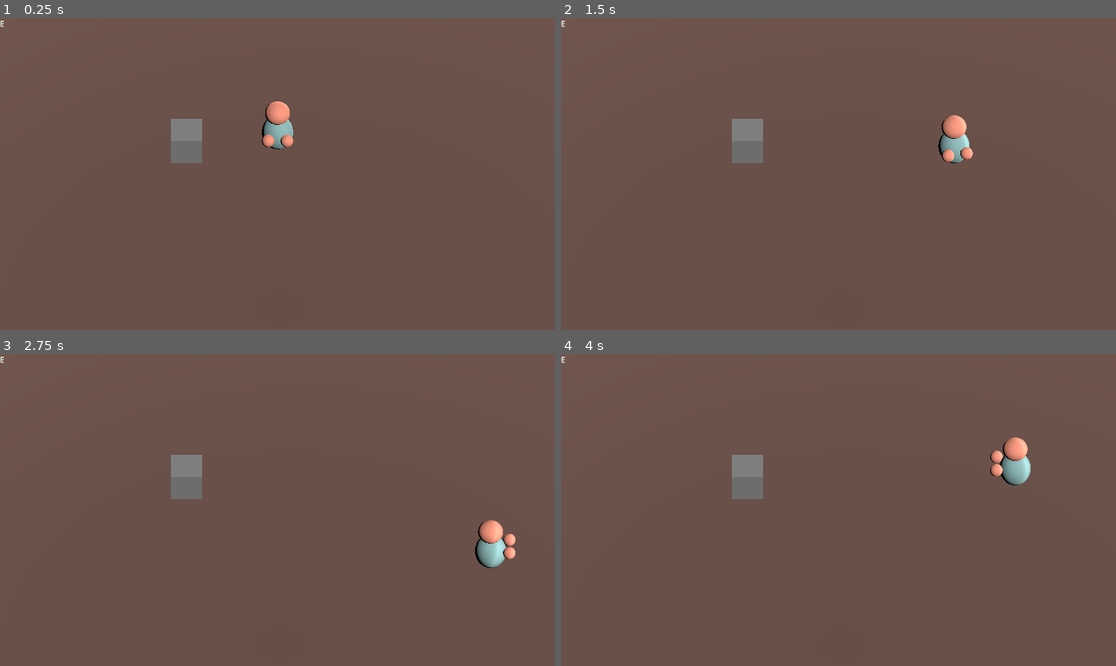
Above: before the commit, frames 1-4 (two rows, left to right).
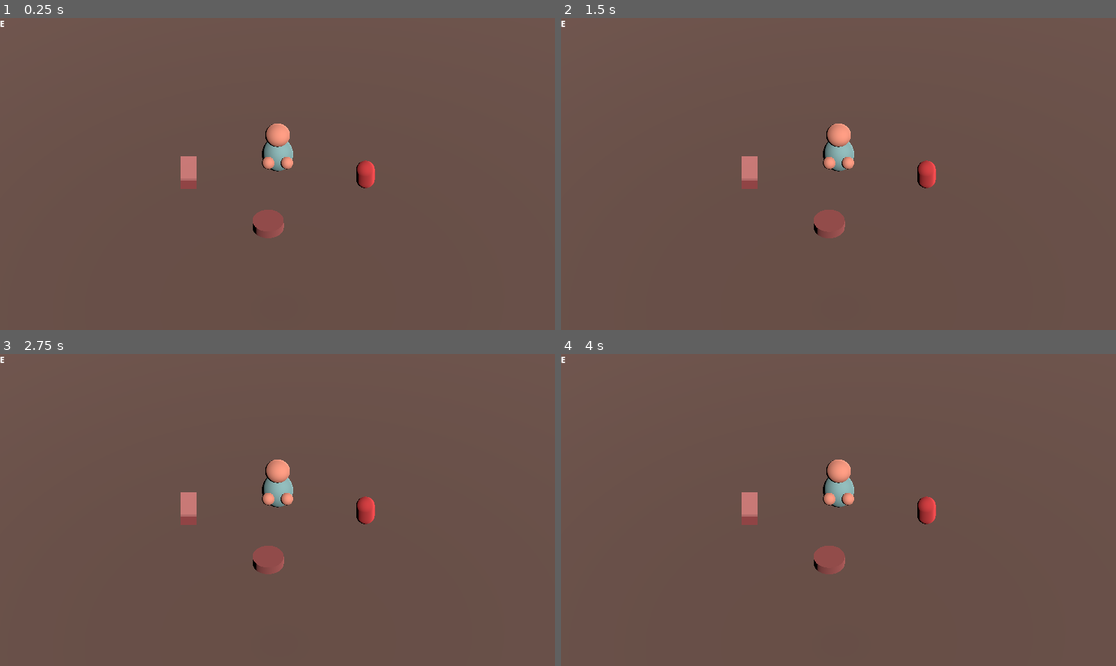
Above: after the commit, the same moments.

Repository: HjalteTagmose/HelgeSpillet
Game: Godot game, scene res://Game.tscn
The game is run twice, just before and just after one commit, with the same random seed, the same clock (stepped at 60 frames per second) and the same inputs.
Inputs:
- Up to frame 1 (0.25 s): no input
- Up to frame 2 (1.5 s): tap Enter (ui_accept) at 0.5, 0.77 s; hold D (right) 0.53-1.28 s; tap E (interact) at 0.6, 1.35 s; hold S (down) from 1.28 s (still down)
- Up to frame 3 (2.75 s): tap Enter (ui_accept) at 1.52 s; release S (down) at 2.03 s; hold D (right) from 2.03 s (still down); tap E (interact) at 2.1 s
- Up to frame 4 (4 s): release D (right) at 2.78 s; hold W (up) 2.78-3.53 s; tap E (interact) at 2.85, 3.6 s; tap Enter (ui_accept) at 3.02, 3.77 s; hold A (left) from 3.53 s (still down)

The runs differ from the first frame. In frame 1, 2.8% of the frame differs, in the area x 0-68%, y 0-71%; in frame 2, 3.1%; in frame 3, 3.2%; in frame 4, 3.2%, in the area x 0-85%, y 0-71%.
Error after the commit: Parse Error: Class "Player" hides a global script class. (res://scripts/player/Player.gd:1)

Commit message:
add some meats

Diff:
--- a/Game.tscn
+++ b/Game.tscn
@@ -1,8 +1,10 @@
-[gd_scene load_steps=14 format=3 uid="uid://su7gr0kg3pwy"]
+[gd_scene load_steps=16 format=3 uid="uid://su7gr0kg3pwy"]
 
 [ext_resource type="Script" path="res://scripts/player/Player.gd" id="1_66jnj"]
 [ext_resource type="Script" path="res://scripts/player/Interact.gd" id="2_gl7je"]
-[ext_resource type="PackedScene" uid="uid://b4pjv6pveta55" path="res://interactable.tscn" id="3_yy6qd"]
+[ext_resource type="PackedScene" uid="uid://fahal60i11ri" path="res://Meats/flæsk.tscn" id="3_imjn6"]
+[ext_resource type="PackedScene" uid="uid://d3jcpqhotb6ej" path="res://Meats/mørbrad.tscn" id="4_ogele"]
+[ext_resource type="PackedScene" uid="uid://bijcc8oxg6pde" path="res://Meats/spegepølse.tscn" id="5_yxbex"]
 
 [sub_resource type="BoxShape3D" id="BoxShape3D_g0p8o"]
 size = Vector3(60, 2, 60)
@@ -106,5 +108,11 @@
 offset_right = 40.0
 offset_bottom = 40.0
 
-[node name="Meat" parent="." instance=ExtResource("3_yy6qd")]
-transform = Transform3D(1, 0, 0, 0, 1, 0, 0, 0, 1, -2.91333, 0.92057, 0)
+[node name="Flæsk" parent="." instance=ExtResource("3_imjn6")]
+transform = Transform3D(1, 0, 0, 0, 1, 0, 0, 0, 1, -2.8547, 1, 1.23501)
+
+[node name="Mørbrad" parent="." instance=ExtResource("4_ogele")]
+transform = Transform3D(1, 0, 0, 0, 1, 0, 0, 0, 1, -0.299078, 1, 3.40022)
+
+[node name="Spegepølse" parent="." instance=ExtResource("5_yxbex")]
+transform = Transform3D(1, 0, 0, 0, 1, 0, 0, 0, 1, 2.82179, 1, 1.50831)
--- /dev/null
+++ b/Meats/flæsk.tscn
@@ -0,0 +1,35 @@
+[gd_scene load_steps=7 format=3 uid="uid://fahal60i11ri"]
+
+[ext_resource type="PackedScene" uid="uid://dgftqy74eco5t" path="res://Meats/meat.tscn" id="1_c2sne"]
+
+[sub_resource type="BoxShape3D" id="BoxShape3D_jpffi"]
+size = Vector3(0.514873, 1, 0.501765)
+
+[sub_resource type="BoxMesh" id="BoxMesh_4v068"]
+size = Vector3(0.5, 1, 0.1)
+
+[sub_resource type="StandardMaterial3D" id="StandardMaterial3D_3cvnx"]
+albedo_color = Color(0.890196, 0.529412, 0.517647, 1)
+
+[sub_resource type="BoxMesh" id="BoxMesh_e4tjj"]
+
+[sub_resource type="StandardMaterial3D" id="StandardMaterial3D_jkfqn"]
+albedo_color = Color(0.721569, 0.32549, 0.329412, 1)
+
+[node name="Flæsk" instance=ExtResource("1_c2sne")]
+canCut = true
+canHak = true
+
+[node name="Collision" parent="." index="0"]
+transform = Transform3D(1, 0, 0, 0, -4.37114e-08, -1, 0, 1, -4.37114e-08, 0, 0, 0)
+shape = SubResource("BoxShape3D_jpffi")
+
+[node name="Mesh" type="MeshInstance3D" parent="." index="1"]
+transform = Transform3D(1, 0, 0, 0, -4.37114e-08, -1, 0, 1, -4.37114e-08, 0, 0.24, 0)
+mesh = SubResource("BoxMesh_4v068")
+surface_material_override/0 = SubResource("StandardMaterial3D_3cvnx")
+
+[node name="Mesh2" type="MeshInstance3D" parent="." index="2"]
+transform = Transform3D(0.500218, 0, 0, 0, -4.37114e-08, -0.38586, 0, 1, -1.68665e-08, 0, 0, 0)
+mesh = SubResource("BoxMesh_e4tjj")
+surface_material_override/0 = SubResource("StandardMaterial3D_jkfqn")
--- /dev/null
+++ b/Meats/meat.tscn
@@ -0,0 +1,17 @@
+[gd_scene load_steps=4 format=3 uid="uid://dgftqy74eco5t"]
+
+[ext_resource type="Script" path="res://scripts/interactables/Meat.gd" id="1_vr1o0"]
+
+[sub_resource type="PhysicsMaterial" id="PhysicsMaterial_qeuab"]
+friction = 0.6
+bounce = 0.1
+
+[sub_resource type="BoxShape3D" id="BoxShape3D_6gj7f"]
+
+[node name="Meat" type="RigidBody3D" groups=["interactable"]]
+physics_material_override = SubResource("PhysicsMaterial_qeuab")
+freeze_mode = 1
+script = ExtResource("1_vr1o0")
+
+[node name="Collision" type="CollisionShape3D" parent="."]
+shape = SubResource("BoxShape3D_6gj7f")
--- /dev/null
+++ b/Meats/mørbrad.tscn
@@ -0,0 +1,23 @@
+[gd_scene load_steps=5 format=3 uid="uid://d3jcpqhotb6ej"]
+
+[ext_resource type="PackedScene" uid="uid://dgftqy74eco5t" path="res://Meats/meat.tscn" id="1_g7qf6"]
+
+[sub_resource type="CylinderShape3D" id="CylinderShape3D_y5163"]
+height = 0.3
+
+[sub_resource type="CylinderMesh" id="CylinderMesh_lcikl"]
+height = 0.3
+
+[sub_resource type="StandardMaterial3D" id="StandardMaterial3D_8lalr"]
+albedo_color = Color(0.647059, 0.321569, 0.313726, 1)
+
+[node name="Mørbrad" instance=ExtResource("1_g7qf6")]
+canHak = true
+canPak = true
+
+[node name="Collision" parent="." index="0"]
+shape = SubResource("CylinderShape3D_y5163")
+
+[node name="Mesh" type="MeshInstance3D" parent="." index="1"]
+mesh = SubResource("CylinderMesh_lcikl")
+surface_material_override/0 = SubResource("StandardMaterial3D_8lalr")
--- /dev/null
+++ b/Meats/spegepølse.tscn
@@ -0,0 +1,23 @@
+[gd_scene load_steps=5 format=3 uid="uid://bijcc8oxg6pde"]
+
+[ext_resource type="PackedScene" uid="uid://dgftqy74eco5t" path="res://Meats/meat.tscn" id="1_b582g"]
+
+[sub_resource type="CapsuleShape3D" id="CapsuleShape3D_r8kx2"]
+radius = 0.3
+height = 1.0
+
+[sub_resource type="StandardMaterial3D" id="StandardMaterial3D_1ar4y"]
+albedo_color = Color(0.831373, 0.223529, 0.235294, 1)
+
+[sub_resource type="CapsuleMesh" id="CapsuleMesh_oulyw"]
+material = SubResource("StandardMaterial3D_1ar4y")
+radius = 0.3
+height = 1.0
+
+[node name="Spegepølse" instance=ExtResource("1_b582g")]
+
+[node name="Collision" parent="." index="0"]
+shape = SubResource("CapsuleShape3D_r8kx2")
+
+[node name="Mesh" type="MeshInstance3D" parent="." index="1"]
+mesh = SubResource("CapsuleMesh_oulyw")
--- a/interactable.tscn
+++ /dev/null
@@ -1,23 +0,0 @@
-[gd_scene load_steps=5 format=3 uid="uid://b4pjv6pveta55"]
-
-[ext_resource type="Script" path="res://scripts/player/Interactable.gd" id="1_joks3"]
-
-[sub_resource type="PhysicsMaterial" id="PhysicsMaterial_qeuab"]
-friction = 0.6
-bounce = 0.1
-
-[sub_resource type="BoxShape3D" id="BoxShape3D_itop8"]
-
-[sub_resource type="BoxMesh" id="BoxMesh_8jsyv"]
-
-[node name="Meat" type="RigidBody3D" groups=["interactable"]]
-physics_material_override = SubResource("PhysicsMaterial_qeuab")
-freeze_mode = 1
-script = ExtResource("1_joks3")
-
-[node name="Collision" type="CollisionShape3D" parent="."]
-shape = SubResource("BoxShape3D_itop8")
-
-[node name="Meat" type="MeshInstance3D" parent="."]
-mesh = SubResource("BoxMesh_8jsyv")
-skeleton = NodePath("../..")
--- /dev/null
+++ b/scripts/interactables/Interactable.gd
@@ -0,0 +1,21 @@
+class_name Interactable
+extends RigidBody3D
+
+var prompt = preload("res://prompt.tscn").instantiate()
+
+func _init():
+	print(prompt)
+	add_child(prompt)
+
+func interact(point):
+	hide_prompt()
+
+func show_prompt():
+	var camera = get_viewport().get_camera_3d()
+	var world_position = get_global_position()
+	var screen_position = camera.unproject_position(world_position)
+	prompt.set_position(screen_position)
+	prompt.visible = true
+
+func hide_prompt():
+	prompt.visible = false
--- /dev/null
+++ b/scripts/interactables/Meat.gd
@@ -0,0 +1,18 @@
+class_name Meat
+extends Pickupable
+
+@export var canCut = false
+@export var canHak = false
+@export var canPak = false
+
+enum MeatType
+{
+	SPEGEPØLSE,
+	MØRBRAD,
+	FLÆSK,
+	HAKKET_SVINEKØD,
+	FLÆSKESTEG,
+	PAKKET_MØRBRAD,
+	PAKKET_SVINEKØD,
+	PAKKET_FLÆSKESTEG,
+}
--- /dev/null
+++ b/scripts/interactables/Pickupable.gd
@@ -0,0 +1,14 @@
+class_name Pickupable
+extends Interactable
+
+func interact(point):
+	super(point)
+	reparent(point)
+	global_position = point.global_position
+	freeze = true
+	collision_layer = 0
+
+func drop():
+	reparent(get_tree().root)
+	freeze = false
+	collision_layer = 1
--- a/scripts/player/interact.gd
+++ b/scripts/player/interact.gd
@@ -1,3 +1,4 @@
+class_name Interact
 extends Area3D
 
 var held_obj
--- a/scripts/player/player.gd
+++ b/scripts/player/player.gd
@@ -1,3 +1,4 @@
+class_name Player
 extends CharacterBody3D
 
 const SPEED = 5.0
